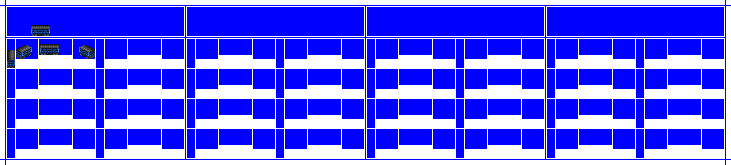
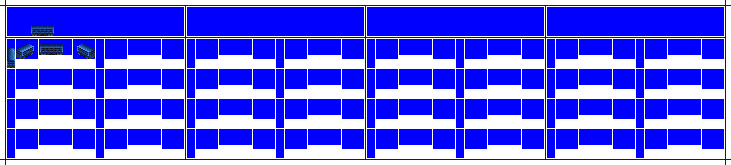
Revision of a layered 731px x 165px image; what changed, layer by layer:
hid "Anim1" over 7, 25, 95, 61
renamed "CC1" to "CC1 copy #1", painted on it over 7, 25, 95, 61